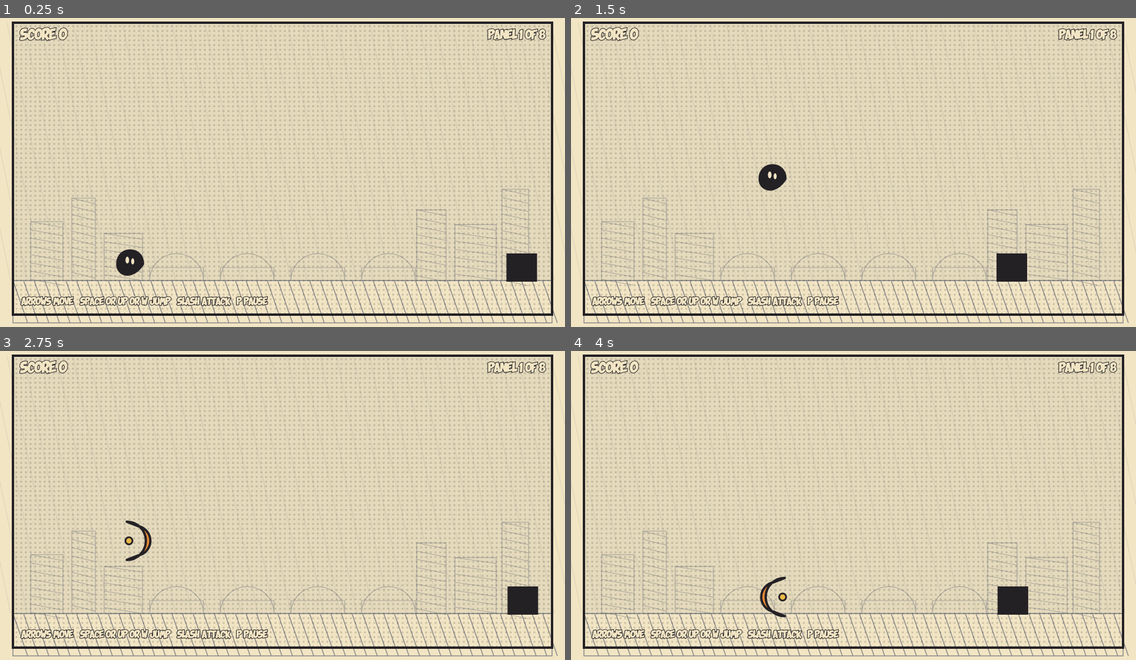
Above: before the commit, frames 1-4 (two rows, left to right).
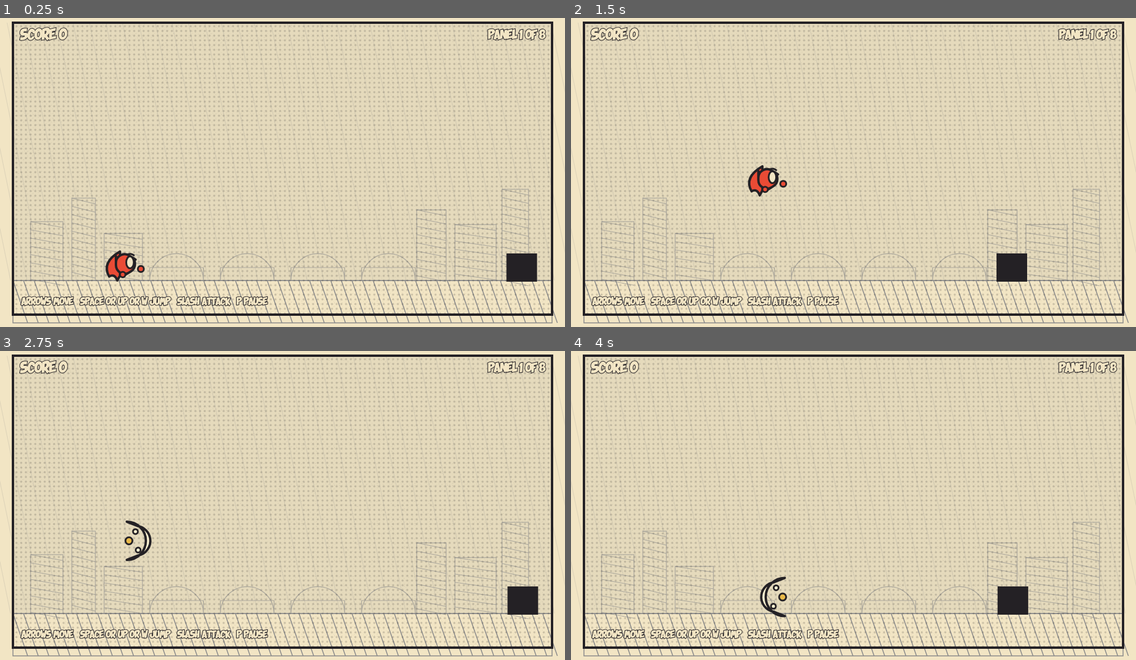
Above: after the commit, the same moments.

Repository: rfrondorf12/ai-girlies-jam-game
Game: browser game, page index.html
Same seed, same stepped clock (60 frames per second), same inputs: the game is played once before the commit and once after it.
Inputs:
- Up to frame 1 (0.25 s): no input
- Up to frame 2 (1.5 s): hold Right from 1.03 s (still down); tap Space at 1.1 s
- Up to frame 3 (2.75 s): release Right at 1.53 s; hold Down 1.58-1.85 s; tap Space at 1.6, 2.1, 2.6 s; hold Left 1.9-2.47 s; tap R at 2.52 s; hold Up from 2.52 s (still down)
- Up to frame 4 (4 s): release Up at 2.82 s; hold Right 2.87-3.53 s; tap Space at 3.1, 3.6 s; hold Up 3.58-3.82 s; hold Left from 3.87 s (still down)

The runs differ from the first frame. In frame 1, 0.4% of the frame differs, in the area x 18-26%, y 74-86%; in frame 2, 0.4%, in the area x 31-39%, y 47-58%; in frame 3, less than 0.1%; in frame 4, less than 0.1%.

Commit message:
m4-look: reference-accurate Triangle Guy, Ink Blot, Crescent costumes
Co-Authored-By: Claude Code <noreply@anthropic.com>

Diff:
--- a/main.js
+++ b/main.js
@@ -795,37 +795,46 @@
   }
 }
 
+function drawMitten(x, y, r) {
+  ctx.beginPath();
+  ctx.arc(x, y, r, 0, Math.PI * 2);
+  ctx.fill();
+  ctx.stroke();
+}
+
 function drawPlayerShape(w, h) {
   if (world === 0) {
-    // Print Shop: Inky — a black teardrop with the point facing forward.
+    // Triangle Guy: a rounded red triangle with a flowing cape behind him.
     const cy = -h / 2;
-    ctx.beginPath();
-    ctx.moveTo(w * 0.5, cy);
-    ctx.bezierCurveTo(w * 0.5, cy - h * 0.55, -w * 0.45, cy - h * 0.55, -w * 0.45, cy);
-    ctx.bezierCurveTo(-w * 0.45, cy + h * 0.35, w * 0.1, cy + h * 0.5, w * 0.5, cy);
+    // Cape.
+    ctx.beginPath();
+    ctx.moveTo(-w * 0.35, -h * 0.88);
+    ctx.quadraticCurveTo(-w * 1.05, -h * 0.55, -w * 0.75, -h * 0.12);
+    ctx.quadraticCurveTo(-w * 0.55, -h * 0.22, -w * 0.45, 0);
+    ctx.lineTo(-w * 0.35, -h * 0.15);
     ctx.closePath();
+    ctx.fillStyle = gameOver ? COLOR_DEATH : WORLD_PLAYER_FILL[world];
+    ctx.fill();
+    ctx.stroke();
+    // Body.
+    roundedPath([
+      { x: -w / 2, y: -h },
+      { x: w / 2, y: -h / 2 },
+      { x: -w / 2, y: 0 },
+    ], Math.min(w, h) * 0.32);
   } else if (world === 1) {
-    // Garden: Squiggle — a red wavy worm ribbon.
-    const topY = -h * 0.75;
-    const botY = -h * 0.25;
-    const amp = h * 0.18;
-    const seg = 24;
-    ctx.beginPath();
-    for (let i = 0; i <= seg; i++) {
-      const t = i / seg;
-      const x = -w * 0.5 + t * w;
-      const y = topY + Math.sin(t * Math.PI * 3) * amp;
-      if (i === 0) ctx.moveTo(x, y); else ctx.lineTo(x, y);
-    }
-    for (let i = seg; i >= 0; i--) {
-      const t = i / seg;
-      const x = -w * 0.5 + t * w;
-      const y = botY + Math.sin(t * Math.PI * 3) * amp;
-      ctx.lineTo(x, y);
-    }
+    // Ink Blot: a black teardrop with a small trailing droplet.
+    const cy = -h / 2;
+    ctx.beginPath();
+    ctx.moveTo(w * 0.48, cy);
+    ctx.bezierCurveTo(w * 0.48, cy - h * 0.55, -w * 0.42, cy - h * 0.55, -w * 0.42, cy);
+    ctx.bezierCurveTo(-w * 0.42, cy + h * 0.35, w * 0.12, cy + h * 0.5, w * 0.48, cy);
     ctx.closePath();
+    // Trailing droplet.
+    ctx.moveTo(-w * 0.62, -h * 0.45);
+    ctx.arc(-w * 0.62, -h * 0.45, w * 0.12, 0, Math.PI * 2);
   } else {
-    // Midnight: Crescent — an orange crescent moon opening forward.
+    // Crescent Moon: a cream crescent opening forward.
     const cy = -h / 2;
     const r = h * 0.58;
     const outerX = -w * 0.1;
@@ -837,32 +846,61 @@
   }
 }
 
-function drawPlayerEyes(w, h) {
+function drawPlayerFace(w, h) {
   ctx.fillStyle = WORLD_PLAYER_EYE[world];
   ctx.strokeStyle = COLOR_INK;
   ctx.lineWidth = OUTLINE_WIDTH * 0.75;
   if (world === 0) {
-    // Inky: two cream eye holes near the top of the drop.
-    ctx.beginPath();
-    ctx.ellipse(-w * 0.08, -h * 0.62, w * 0.1, h * 0.13, 0, 0, Math.PI * 2);
+    // Triangle Guy: one big oval eye and a determined eyebrow.
+    ctx.beginPath();
+    ctx.ellipse(w * 0.02, -h * 0.55, w * 0.14, h * 0.18, 0, 0, Math.PI * 2);
     ctx.fill();
     ctx.stroke();
-    ctx.beginPath();
-    ctx.ellipse(w * 0.12, -h * 0.58, w * 0.09, h * 0.12, 0, 0, Math.PI * 2);
+    // Eyebrow.
+    ctx.beginPath();
+    ctx.moveTo(-w * 0.1, -h * 0.78);
+    ctx.quadraticCurveTo(w * 0.05, -h * 0.85, w * 0.18, -h * 0.75);
+    ctx.stroke();
+  } else if (world === 1) {
+    // Ink Blot: two cream eye holes and a worried brow.
+    ctx.beginPath();
+    ctx.ellipse(-w * 0.06, -h * 0.62, w * 0.1, h * 0.13, 0, 0, Math.PI * 2);
     ctx.fill();
     ctx.stroke();
-  } else if (world === 1) {
-    // Squiggle: one big cream eye at the front of the worm.
-    ctx.beginPath();
-    ctx.ellipse(w * 0.28, -h * 0.48, w * 0.14, h * 0.18, 0, 0, Math.PI * 2);
+    ctx.beginPath();
+    ctx.ellipse(w * 0.14, -h * 0.58, w * 0.09, h * 0.12, 0, 0, Math.PI * 2);
     ctx.fill();
     ctx.stroke();
+    // Worried lines.
+    ctx.beginPath();
+    ctx.moveTo(-w * 0.18, -h * 0.78);
+    ctx.quadraticCurveTo(0, -h * 0.88, w * 0.22, -h * 0.76);
+    ctx.stroke();
   } else {
-    // Crescent: one yellow eye sitting inside the moon bowl.
+    // Crescent: one yellow eye inside the moon bowl.
     ctx.beginPath();
     ctx.arc(-w * 0.02, -h * 0.5, w * 0.13, 0, Math.PI * 2);
     ctx.fill();
     ctx.stroke();
+  }
+}
+
+function drawPlayerHands(w, h) {
+  ctx.fillStyle = gameOver ? COLOR_DEATH : WORLD_PLAYER_FILL[world];
+  ctx.strokeStyle = COLOR_INK;
+  ctx.lineWidth = OUTLINE_WIDTH * 0.75;
+  if (world === 0) {
+    // Triangle Guy: mittens at front and back.
+    drawMitten(w * 0.42, -h * 0.35, w * 0.11);
+    drawMitten(-w * 0.25, -h * 0.18, w * 0.1);
+  } else if (world === 1) {
+    // Ink Blot: tiny mittens.
+    drawMitten(w * 0.25, -h * 0.25, w * 0.09);
+    drawMitten(-w * 0.32, -h * 0.22, w * 0.08);
+  } else {
+    // Crescent: small mittens at the tips.
+    drawMitten(w * 0.32, -h * 0.22, w * 0.09);
+    drawMitten(w * 0.22, -h * 0.78, w * 0.09);
   }
 }
 
@@ -881,7 +919,8 @@
   ctx.fill();
   ctx.stroke();
 
-  drawPlayerEyes(w, h);
+  drawPlayerHands(w, h);
+  drawPlayerFace(w, h);
   ctx.restore();
 }
 
--- a/meta.json
+++ b/meta.json
@@ -1,5 +1,5 @@
 {
-  "title": "Comic Runner",
+  "title": "Lucid Ink",
   "handle": "ai-girlies",
   "description": "An 8-panel comic action runner: jump, stomp, and slash your way through an unfinished issue.",
   "assets": [
--- a/tuning.js
+++ b/tuning.js
@@ -120,17 +120,16 @@
 export const COLOR_GROUND = '#242125';      // ground line ink
 
 // --- Worlds / player costumes ---
-// World themes from SCOPE map to reference roster shapes:
-// 0 = Print Shop / Ink Drop ("Inky"), 1 = Garden / Worm ("Squiggle"), 2 = Midnight / Crescent Moon
+// Reference character designs: 0 = Triangle Guy, 1 = Ink Blot, 2 = Crescent Moon
 export const WORLD_COUNT = 3;
-export const WORLD_PAPER = ['#F2E5C4', '#F2E5C4', '#F2E5C4']; // keep aged-cream paper across worlds
-export const WORLD_PLAYER_FILL = ['#242125', '#E94B35', '#E98B35'];
+export const WORLD_PAPER = ['#F2E5C4', '#F2E5C4', '#F2E5C4']; // aged-cream paper across worlds
+export const WORLD_PLAYER_FILL = ['#E94B35', '#242125', '#FFF4D2'];
 export const WORLD_PLAYER_EYE = ['#F2E5C4', '#F2E5C4', '#E9B949'];
 
 // --- World environment styling ---
-export const WORLD_SKY_TOP = ['#F2E5C4', '#D8E8E0', '#18233C'];
-export const WORLD_SKY_BOTTOM = ['#E9AFA3', '#A8D5BA', '#4A5B8A'];
-export const WORLD_PLATFORM_FILL = ['#C44B5A', '#5A8A3A', '#5A4A8A'];
+export const WORLD_SKY_TOP = ['#F2E5C4', '#E8D8C8', '#18233C'];
+export const WORLD_SKY_BOTTOM = ['#E9A0A0', '#A8D5BA', '#3A4A6E'];
+export const WORLD_PLATFORM_FILL = ['#C44B5A', '#76A035', '#5A4A8A'];
 export const WORLD_PLATFORM_TOP = ['#E9B949', '#E9B949', '#E9B949'];
 export const HALFTONE_OPACITY = 0.18;
 
Not shown, changed: context/context2 copy/LOOK.md
Not shown, changed: jam-state.md
